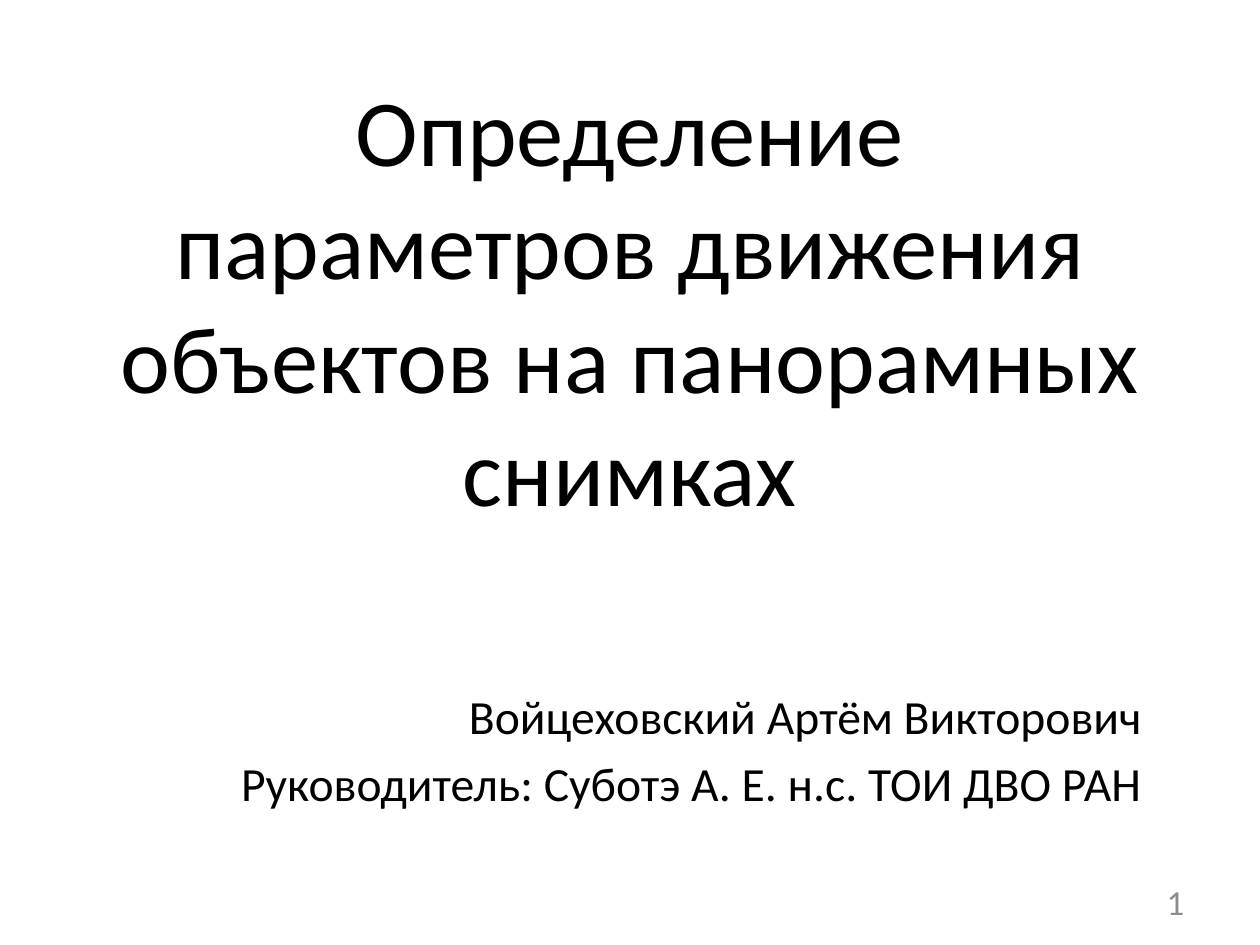
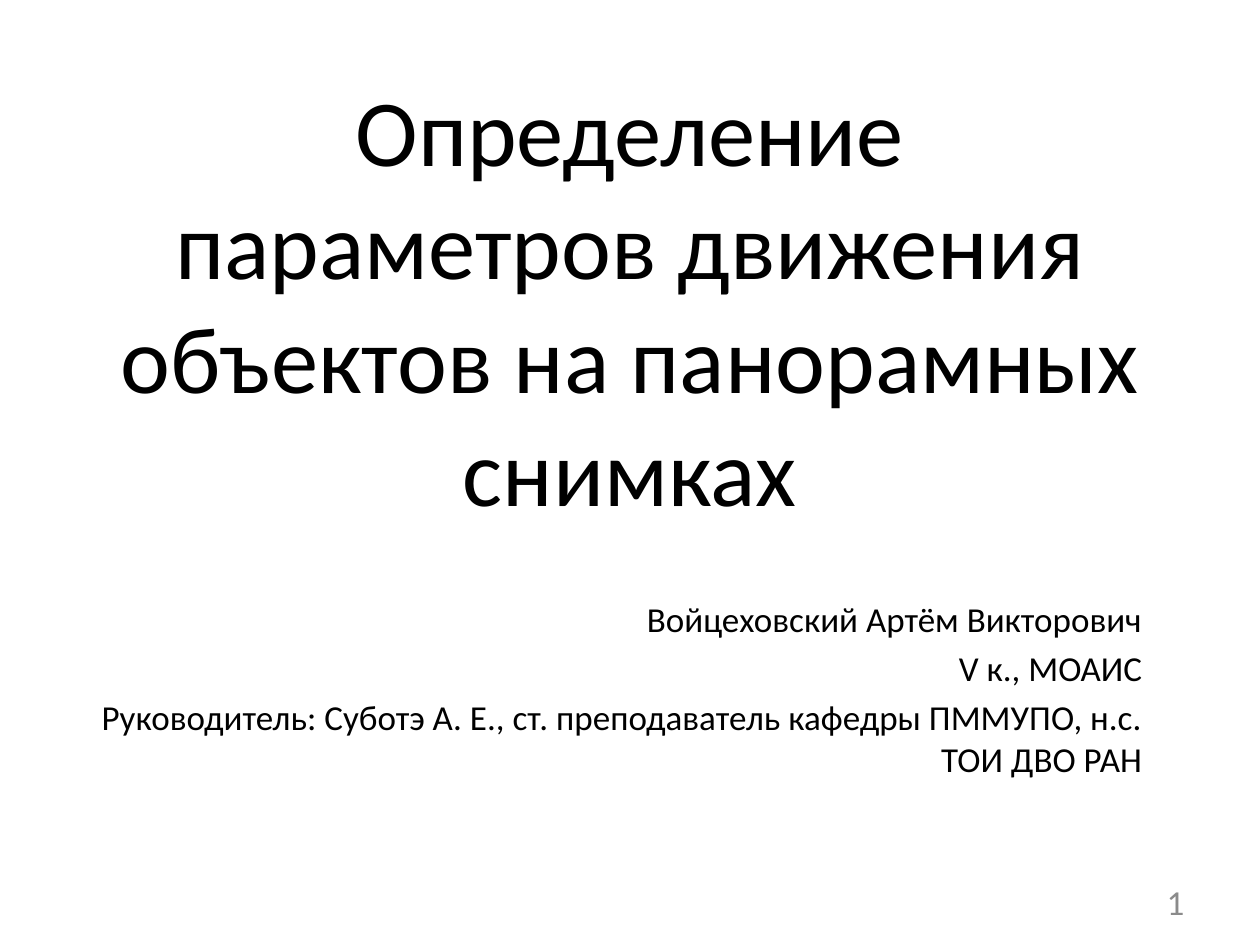
Before and after one commit to NecroArt/Diploma, a slide deck: slide 1 of docs/parts/conference.pptx. Drawn at 1260x945 pixels with LibreOffice and Linux fonts; fonts in the diff are those of the drawing. Boxes give left, top, right and bottom in pixels: in the first picture for what was removed or moved away, otherwise in the second. Text is boxed around its words. In the diff, an @@ line names an element or a change of style, - is before the commit and + after.

```diff
--- a/docs/parts/conference.pptx
+++ b/docs/parts/conference.pptx
@@ subtitle "Войцеховский Артём Викторович": place and size @@
-subtitle "Войцеховский Артём Викторович" at box(241, 701, 1142, 809)
+subtitle "Войцеховский Артём Викторович" at box(102, 608, 1142, 778)
@@ subtitle at box(647, 608, 1142, 638): size 27.2 to 20 pt in "Войцеховский Артём Викторович"; less space between paragraphs @@
@@ subtitle at box(102, 658, 1142, 778): text changed; size 27.2 to 20 pt @@
-Руководитель: Суботэ А. Е. н.с. ТОИ ДВО РАН
+V к., МОАИС
+Руководитель: Суботэ А. Е., ст. преподаватель кафедры ПММУПО, н.с. ТОИ ДВО РАН
```
Also in this commit, not shown: 12 slides added, 2 slides removed, 7 other files.
